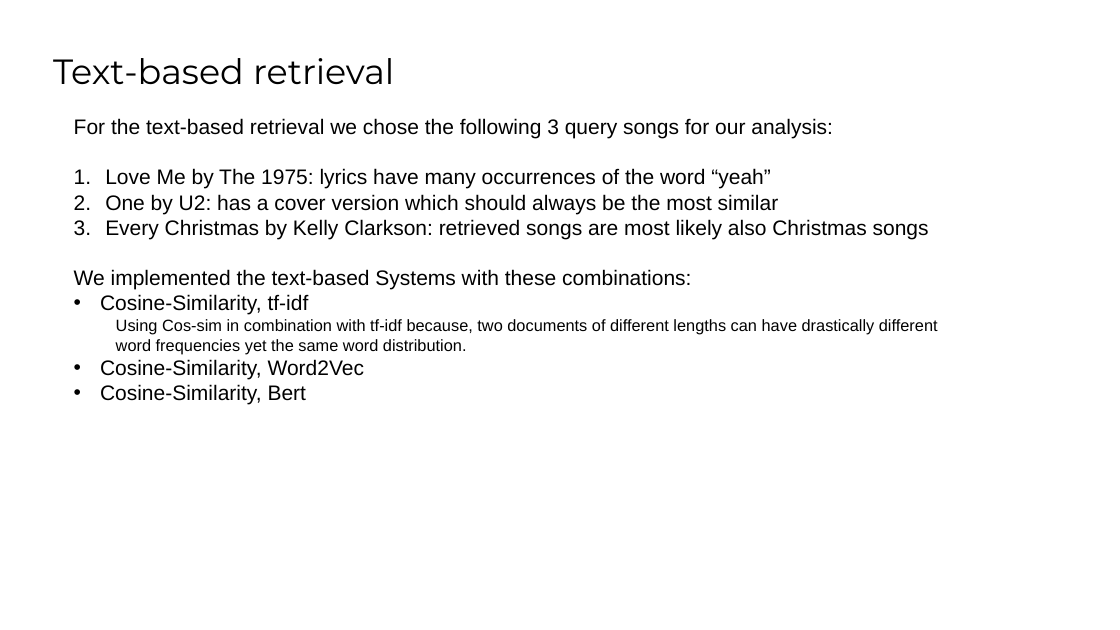
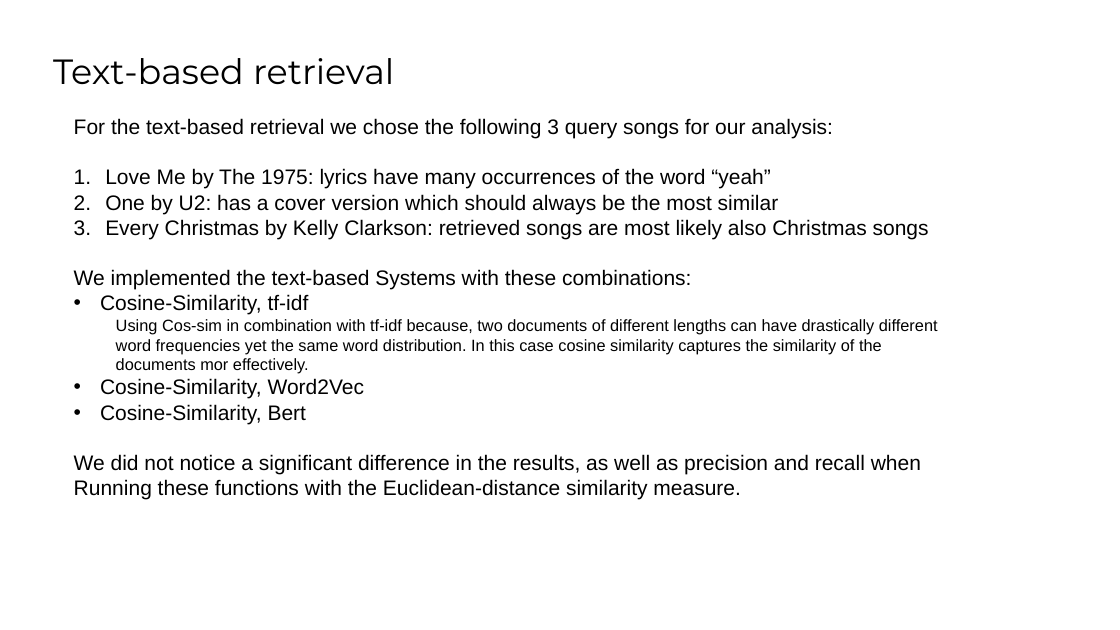
Before and after one commit to SaraCoolman/MMSR, a slide deck: slide 7 of project_3_team_E/Final Presentation.pptx (slide 6 before the commit). Drawn at 1120x630 pixels with LibreOffice and Linux fonts; fonts in the diff are those of the drawing; background and template pictures are left out. Boxes give left, top, right and bottom in pixels: in the first picture for what was removed or moved away, otherwise in the second. Text is boxed around its words. In the diff, an @@ line names an element or a change of style, - is before the commit and + after.

Commit message:
presentation

```diff
--- a/project_3_team_E/Final Presentation.pptx
+++ b/project_3_team_E/Final Presentation.pptx
@@ text at [116,319,938,374]: text changed @@
-  Using Cos-sim in combination with tf-idf because, two documents of different lengths can have drastically different word frequencies yet the same word distribution.
+  Using Cos-sim in combination with tf-idf because, two documents of different lengths can have drastically different word frequencies yet the same word distribution. In this case cosine similarity captures the similarity of the documents mor effectively.
@@ text at [74,454,921,500]: paragraphs added @@
+We did not notice a significant difference in the results, as well as precision and recall when
+Running these functions with the Euclidean-distance similarity measure.
```
Also in this commit, not shown: 10 other slides changed, 1 slide added.
